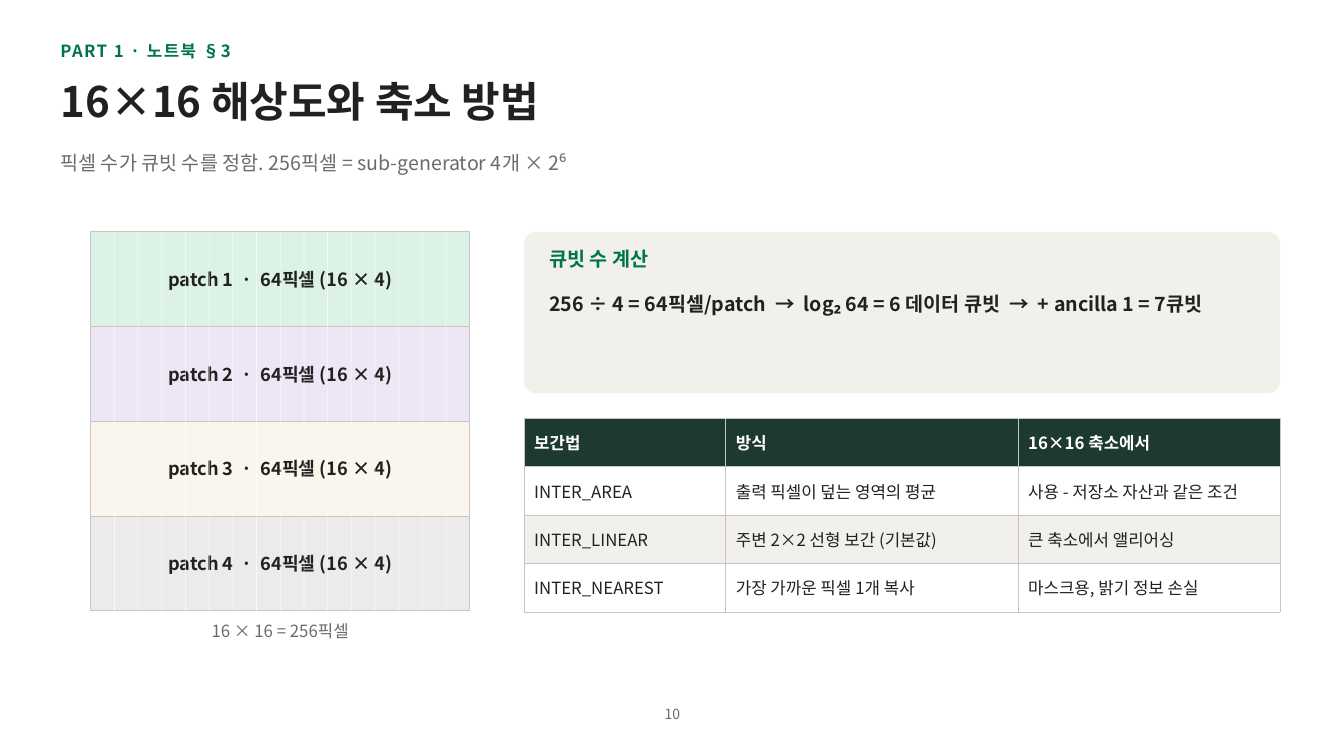
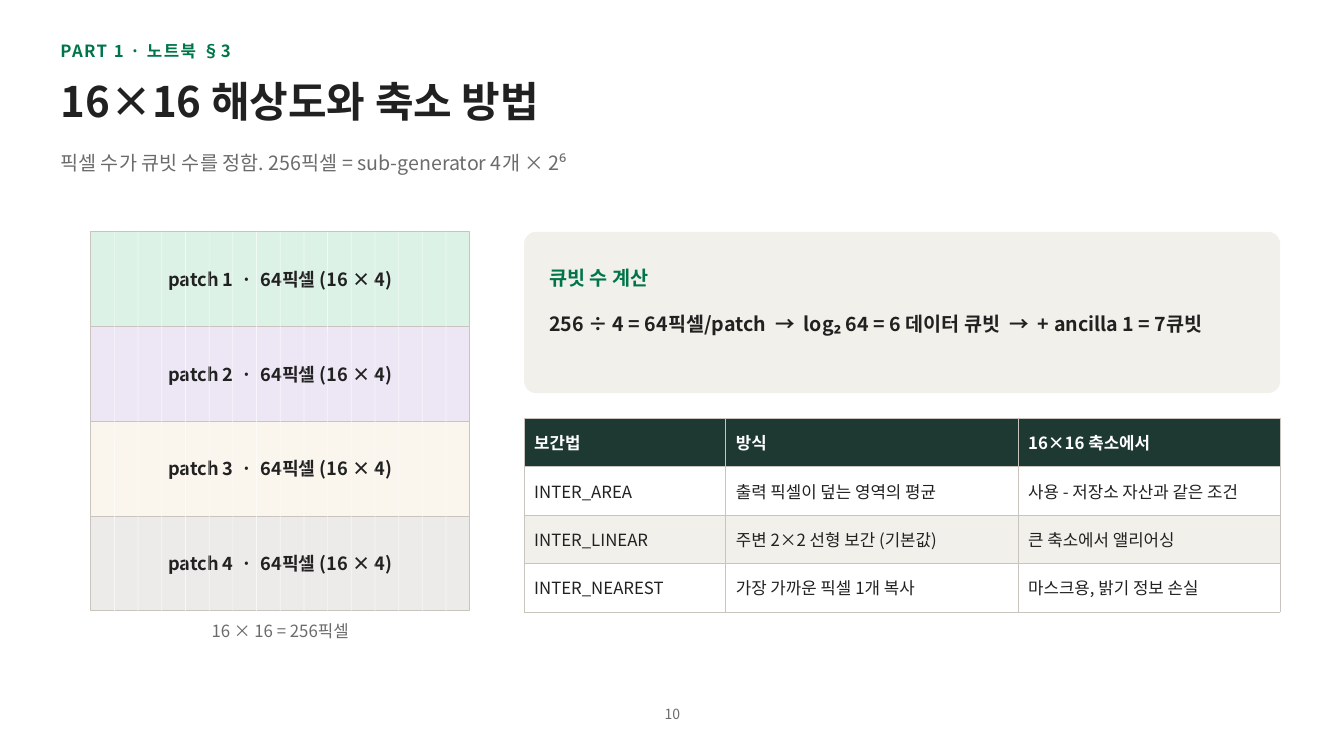
Before and after one commit to hyunhp/skin_disease_qml, a slide deck: slide 10 of practice/day2_slides/day2_practice_slides.pptx. Drawn at 1344x756 pixels with LibreOffice and Linux fonts; fonts in the diff are those of the drawing. Boxes give left, top, right and bottom in pixels: in the first picture for what was removed or moved away, otherwise in the second. Text is boxed around its words. In the diff, an @@ line names an element or a change of style, - is before the commit and + after.

```diff
--- a/practice/day2_slides/day2_practice_slides.pptx
+++ b/practice/day2_slides/day2_practice_slides.pptx
@@ text "큐빗 수 계산" moved from (x1=549, y1=249, x2=648, y2=268) to (x1=549, y1=268, x2=648, y2=287) @@
@@ text "256 ÷ 4 = 64픽셀/patch ..." moved from (x1=549, y1=294, x2=1203, y2=316) to (x1=549, y1=314, x2=1203, y2=336) @@
```
Also in this commit, not shown: 16 other slides changed, 18 other files.
